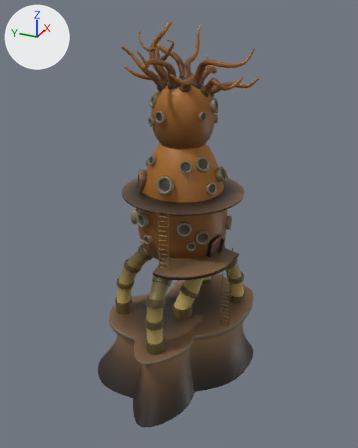
An edit to the FBX model Cubimal Racing/Assets/Media/Models/HIVE_B.fbx, drawn before and after from the same camera.
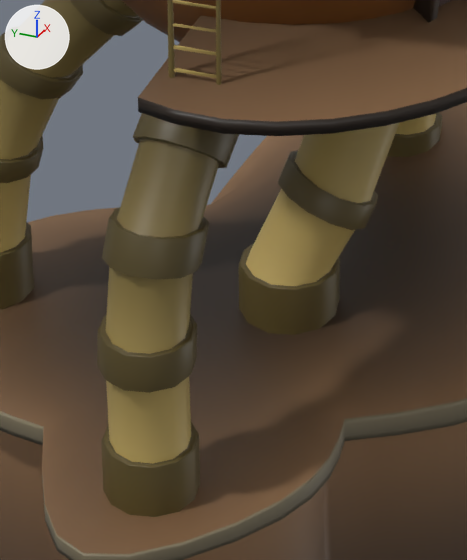
The first picture shows the older version from a camera (50 mm lens) standing at (-46.9, -21.0, 43.7) and looking at (0.6, 0.4, 19.9). The close-ups show both versions on the part from 35% to 61% of the width and 57% to 81% of the height of that picture. Lighting does not change. The marker at upper left points along +X, +Y and +Z. Where no turn or scale is listed for an object, it has been applied to the vertices.

Names of what the first close-up shows: 'HIVE_B'.
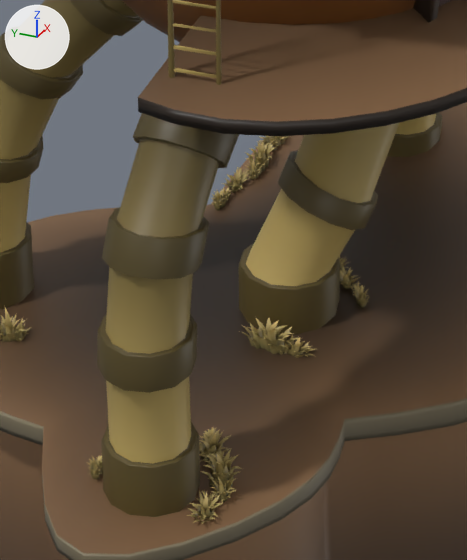
Boxes (x1, y1, x2, y2) around the edits, measured in the close-ups (467 x 560 px):
```json
{"part": 1, "of": "me_mesh", "change": "added", "after": [0, 136, 369, 524], "on screen": "brown"}
```

Edits to the scene script, one JSON object a line:
```json
{"block": "me_mesh", "where": "# used by ob_hive_b; location = (0.0, 0.0, 0.0)"}
{"op": "remove", "block": "me_mesh", "code": "me_mesh.from_pydata(...)  # 11099 vertices, 10530 faces; spans x -11.2..12.7, y -8.2..10.1, z 0.0..41.6"}
{"op": "add", "block": "me_mesh", "code": "me_mesh.from_pydata(...)  # 25329 vertices, 24190 faces; spans x -11.2..12.7, y -8.2..10.1, z 0.0..41.6"}
{"block": "me_mesh", "change": "me_mesh part 1: 14230 vertices added at x -8.4..6.6, y -6.8..7.8, z 7.8..9.3"}
```
